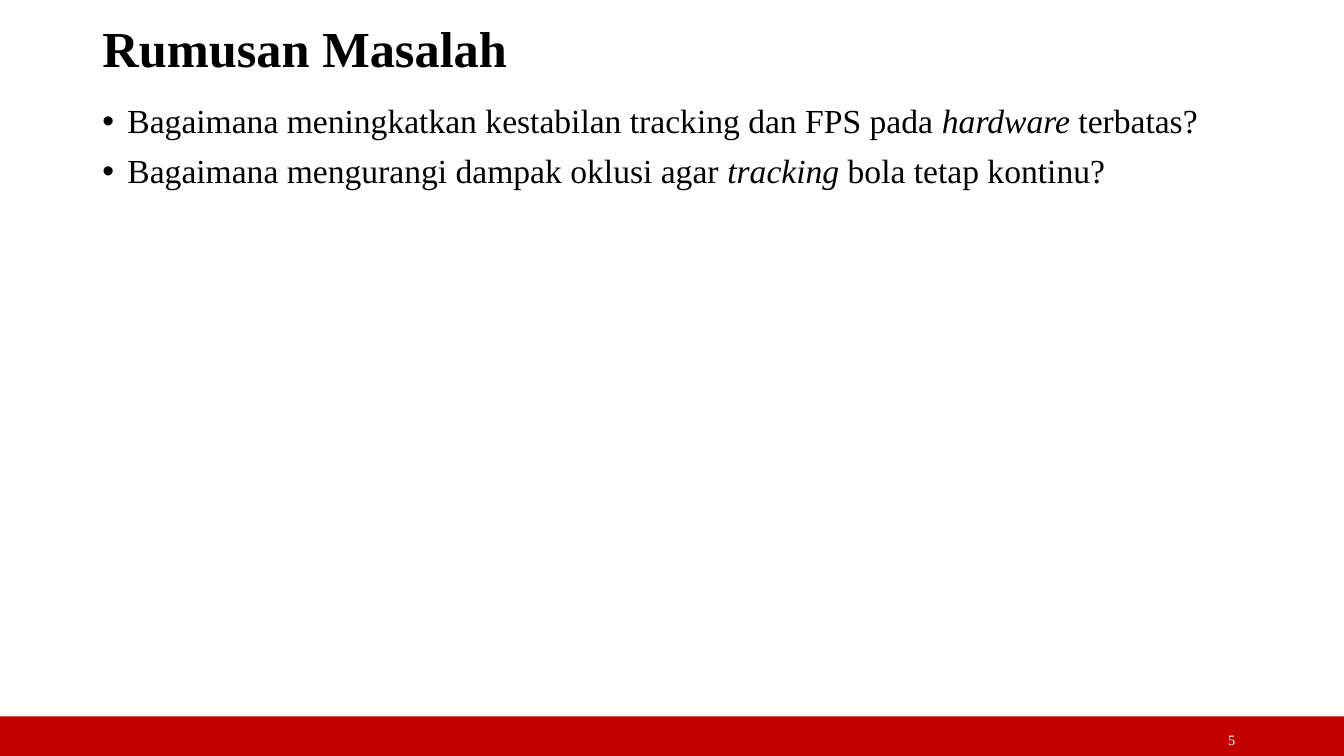
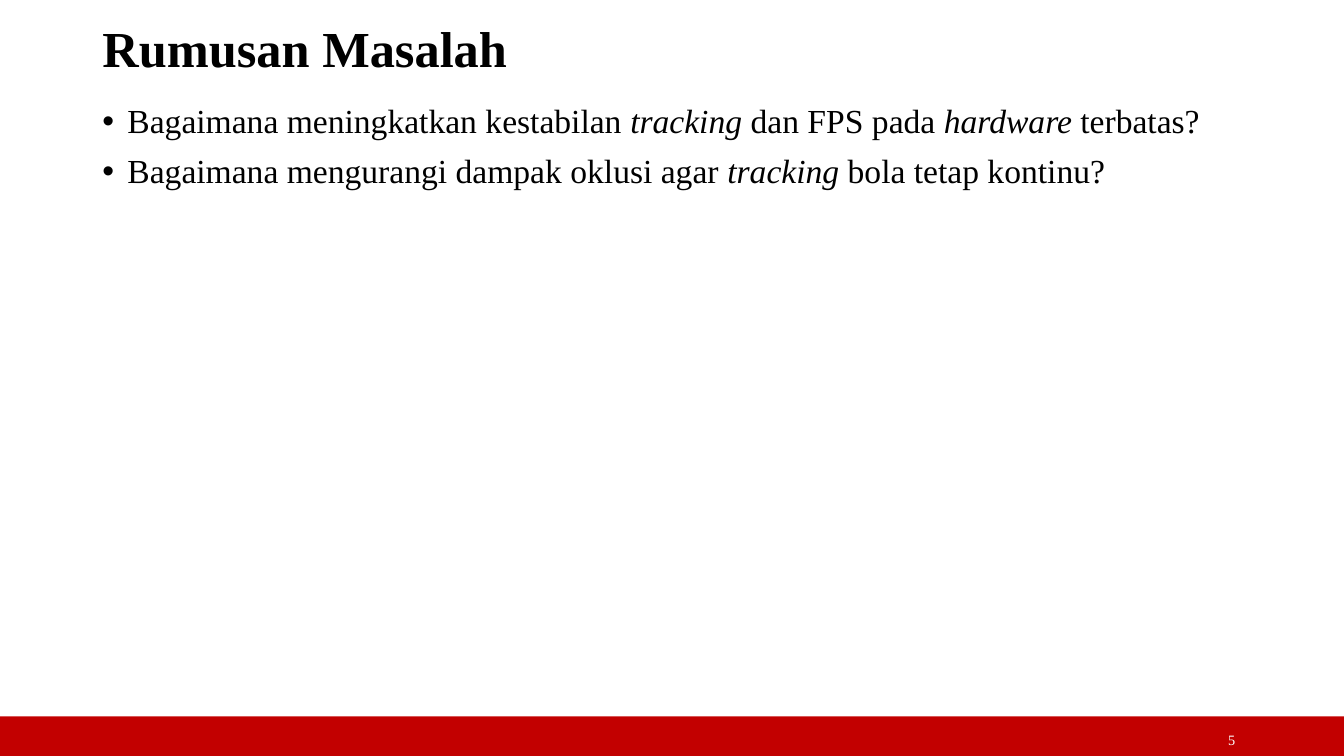
Before and after one commit to freack21/myTA, a slide deck: slide 5 of laporan/slide_semhas.ppt. Drawn at 1344x756 pixels with LibreOffice and Linux fonts; fonts in the diff are those of the drawing. Boxes give left, top, right and bottom in pixels: in the first picture for what was removed or moved away, otherwise in the second. Text is boxed around its words. In the diff, an @@ line names an element or a change of style, - is before the commit and + after.

```diff
--- a/laporan/slide_semhas.ppt
+++ b/laporan/slide_semhas.ppt
@@ text at (127,109,1199,140): italic on in "tracking" @@
```
Also in this commit, not shown: 4 other slides changed, 4 slides added, 2 other files.
